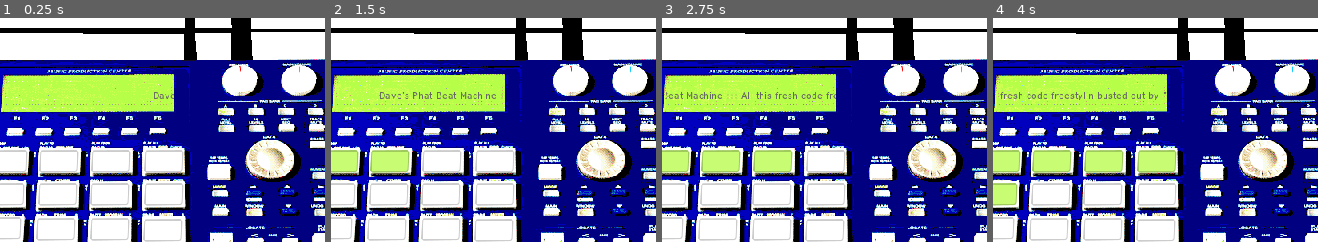
Above: before the commit, frames 1-4 (left to right).
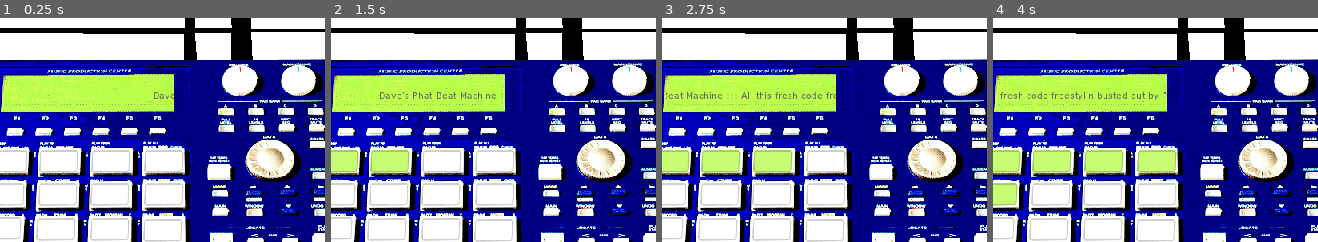
Above: after the commit, the same moments.

Repository: Sharkalien/Godot-Dave-s-Phat-Beat-Machine
Game: Godot game, scene res://Phat Beat Machine.tscn
Two runs of this game, one before a commit and one after it. Both use one fixed random seed, a clock stepped at 60 frames per second and the inputs below.
Inputs (mouse positions are % of the whole screen's width and height, from its top left):
- Up to frame 1 (0.25 s): no input
- Up to frame 2 (1.5 s): click (22, 32) at 0.5 s; click (29, 32) at 1.25 s
- Up to frame 3 (2.75 s): click (37, 32) at 2 s
- Up to frame 4 (4 s): click (46, 32) at 2.75 s; click (21, 39) at 3.5 s
The pictures show only the part of the screen within x 20-70%, y 0-50%; the shares and areas given below are measured in that part.

The runs differ from the first frame. In frame 1, 0.1% of the frame differs, in the area x 71-98%, y 20-34%; in frame 2, 0.1%; in frame 3, 0.1%; in frame 4, 0.1%.

Commit message:
Summary (required)
Nothing important

Diff:
--- a/Dial.tscn
+++ b/Dial.tscn
@@ -11,10 +11,15 @@
 
 [node name="spin" type="Sprite" parent="."]
 texture = ExtResource( 1 )
+centered = false
+offset = Vector2( -33, -34 )
 flip_v = true
 
 [node name="Area2D" type="Area2D" parent="."]
+__meta__ = {
+"_edit_group_": true,
+"_edit_lock_": true
+}
 
 [node name="CollisionShape2D" type="CollisionShape2D" parent="Area2D"]
-position = Vector2( -1, 0 )
 shape = SubResource( 1 )
--- a/Phat Beat Machine.gd
+++ b/Phat Beat Machine.gd
@@ -25,22 +25,20 @@
 	mKnob.spin.rotation_degrees = -179
 
 func _process(_delta):
-	mouseMove()
 	pass
 
-func mouseMove():
+func mouseMoveMasterVol():
 	var degrees = 0
-	if mVol:
-		degrees = rot + (rott - atan2(get_global_mouse_position().y - mKnob.position.y, get_global_mouse_position().x - mKnob.position.x) * rDiff)
-		while degrees > 180:
-			degrees -= 360
-		while degrees < 180:
-			degrees -= 360
-		if degrees < 0 && mKnob.spin.rotation_degrees > 90:
-			degrees = 179.9
-		if degrees > 0 && mKnob.spin.rotation_degrees < -90:
-			degrees = -179.9
-		mKnob.spin.rotation_degrees = degrees
+	degrees = rot + (rott - atan2(get_global_mouse_position().y - mKnob.position.y, get_global_mouse_position().x - mKnob.position.x) * rDiff)
+	while degrees > 180:
+		degrees -= 360
+	while degrees < 180:
+		degrees -= 360
+	if degrees < 0 && mKnob.spin.rotation_degrees > 90:
+		degrees = 179.9
+	if degrees > 0 && mKnob.spin.rotation_degrees < -90:
+		degrees = -179.9
+	mKnob.spin.rotation_degrees = degrees
 
 func swapPath(orig: String, new:String):
 	for i in bbBeats:
--- a/Phat Beat Machine.tscn
+++ b/Phat Beat Machine.tscn
@@ -259,7 +259,7 @@
 scale = Vector2( 0.652, 0.515 )
 
 [node name="mKnob" parent="." instance=ExtResource( 5 )]
-position = Vector2( 539, 76 )
+position = Vector2( 538, 76 )
 scale = Vector2( 0.652, 0.515 )
 
 [node name="spin" parent="mKnob" index="0"]
--- a/project.godot
+++ b/project.godot
@@ -51,6 +51,14 @@
 "svg/scale": 1.0
 }
 
+[input]
+
+click={
+"deadzone": 0.5,
+"events": [ Object(InputEventMouseButton,"resource_local_to_scene":false,"resource_name":"","device":0,"alt":false,"shift":false,"control":false,"meta":false,"command":false,"button_mask":0,"position":Vector2( 0, 0 ),"global_position":Vector2( 0, 0 ),"factor":1.0,"button_index":1,"pressed":false,"doubleclick":false,"script":null)
+ ]
+}
+
 [physics]
 
 common/enable_pause_aware_picking=true
Binary file changed: images/dialMaster.png
